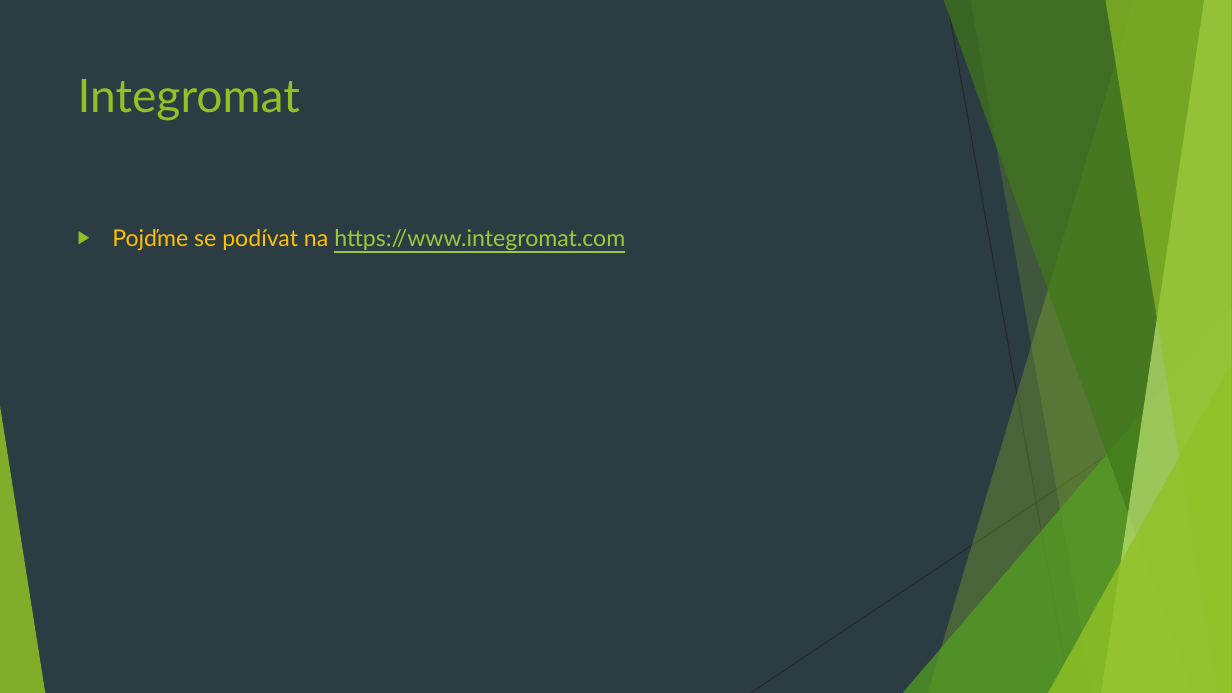
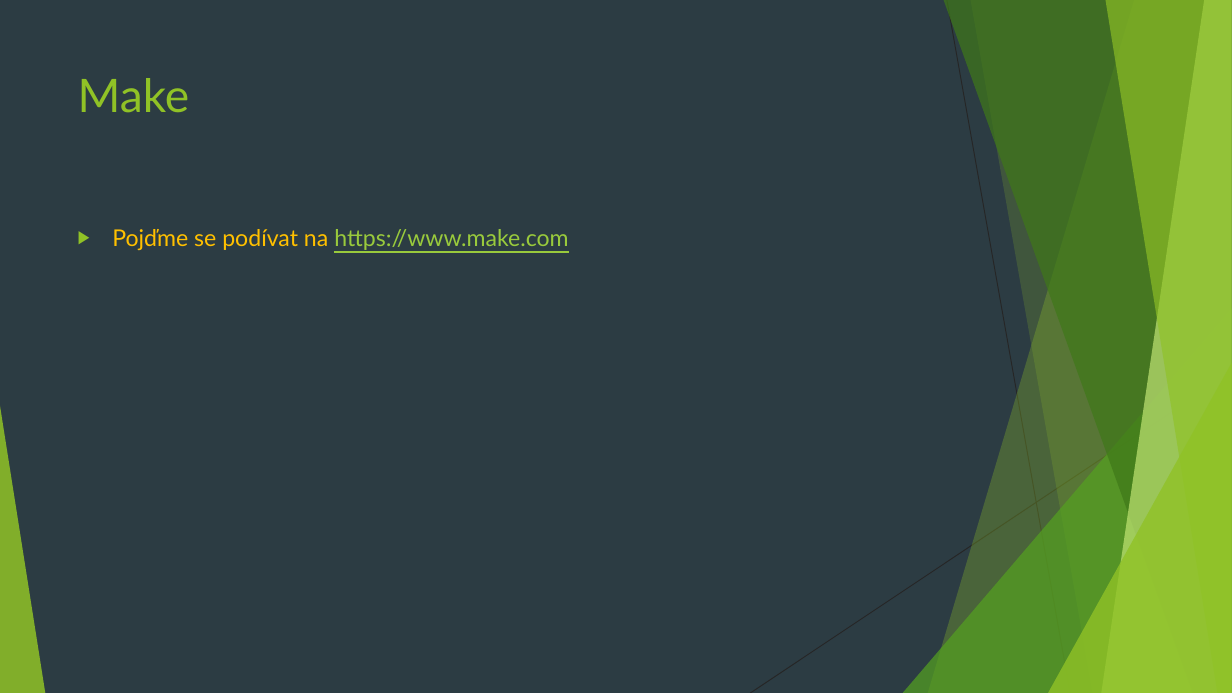
Before and after one commit to 4iz160/cviceni, a slide deck: slide 21 of 11-integracni-sluzby/cviceni-11.pptx (slide 19 before the commit). Drawn at 1232x693 pixels with LibreOffice and Linux fonts; fonts in the diff are those of the drawing. Boxes give left, top, right and bottom in pixels: in the first picture for what was removed or moved away, otherwise in the second. Text is boxed around its words. In the diff, an @@ line names an element or a change of style, - is before the commit and + after.

```diff
--- a/11-integracni-sluzby/cviceni-11.pptx
+++ b/11-integracni-sluzby/cviceni-11.pptx
@@ title at <box>78,78,190,113</box>: text changed @@
-Integromat
+Make
@@ text at <box>112,229,568,250</box>: text changed @@
-▶ Pojďme se podívat na https://www.integromat.com
+▶ Pojďme se podívat na https://www.make.com
```
Also in this commit, not shown: 7 other slides changed, 3 slides added, 1 slide removed, 1 other file.
